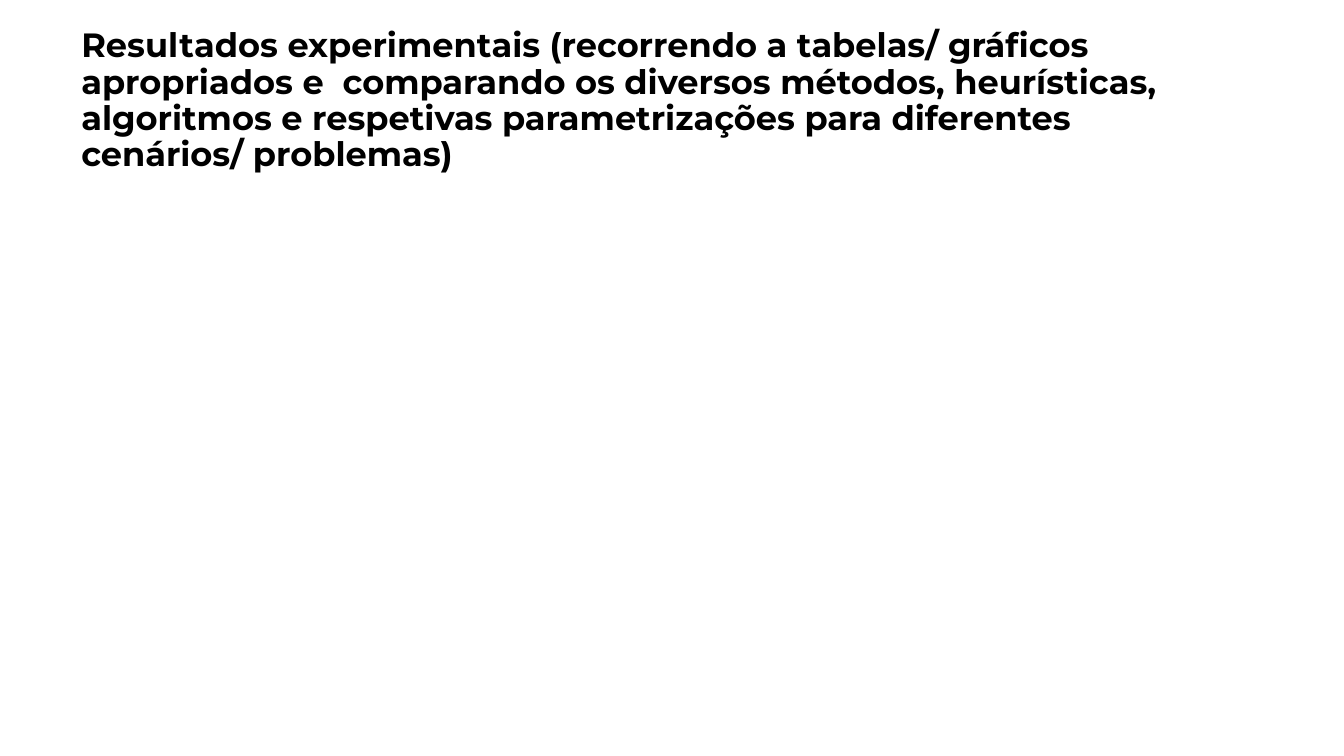
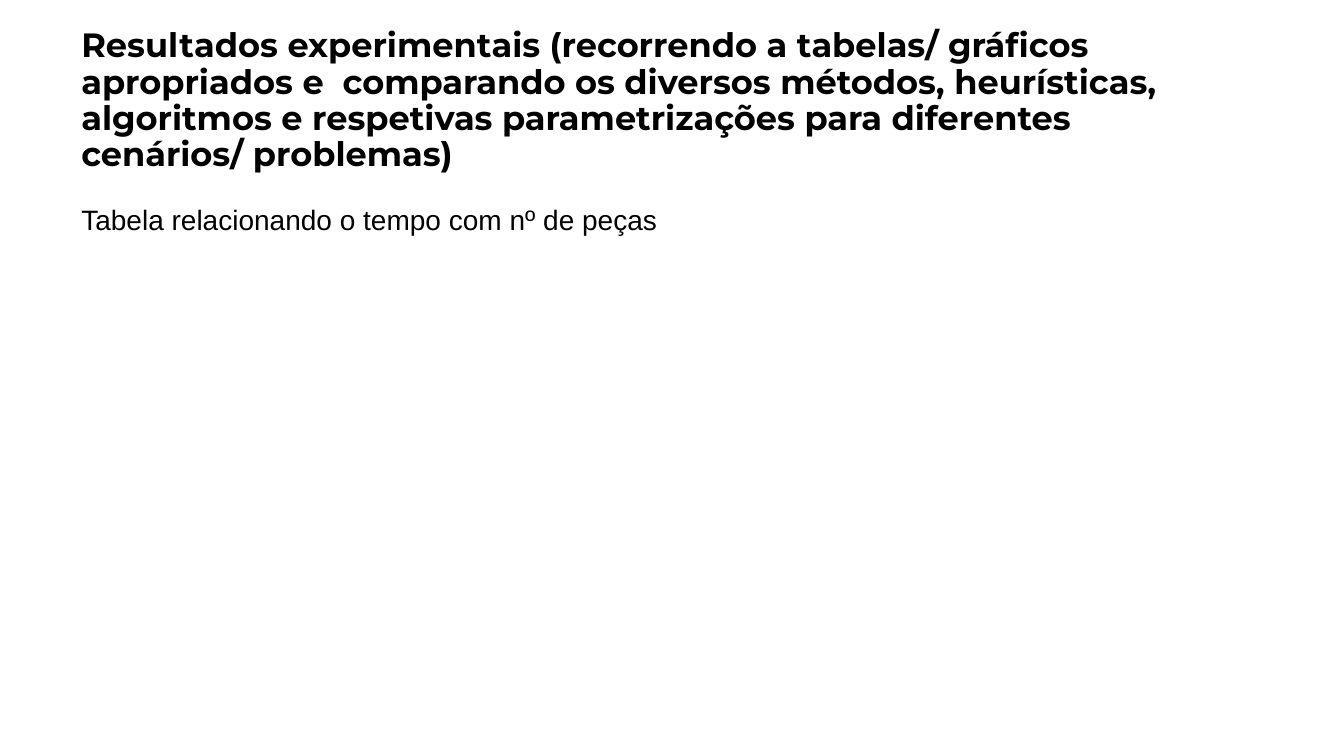
Before and after one commit to matheusPereiraG/IART, a slide deck: slide 7 of FEUP.pptx. Drawn at 1344x756 pixels with LibreOffice and Linux fonts; fonts in the diff are those of the drawing. Boxes give left, top, right and bottom in pixels: in the first picture for what was removed or moved away, otherwise in the second. Text is boxed around its words. In the diff, an @@ line names an element or a change of style, - is before the commit and + after.

```diff
--- a/FEUP.pptx
+++ b/FEUP.pptx
@@ text added at [81,209,657,235], 20 pt, text #000000 @@
+Tabela relacionando o tempo com nº de peças
```
Also in this commit, not shown: 3 other slides changed.
